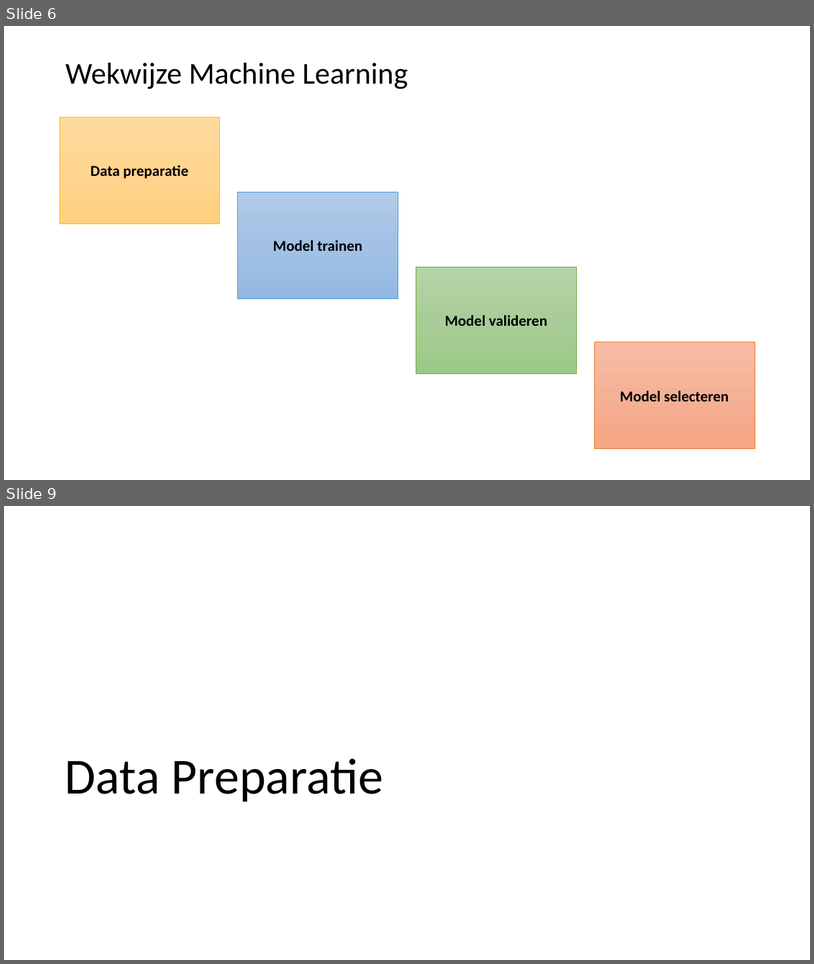
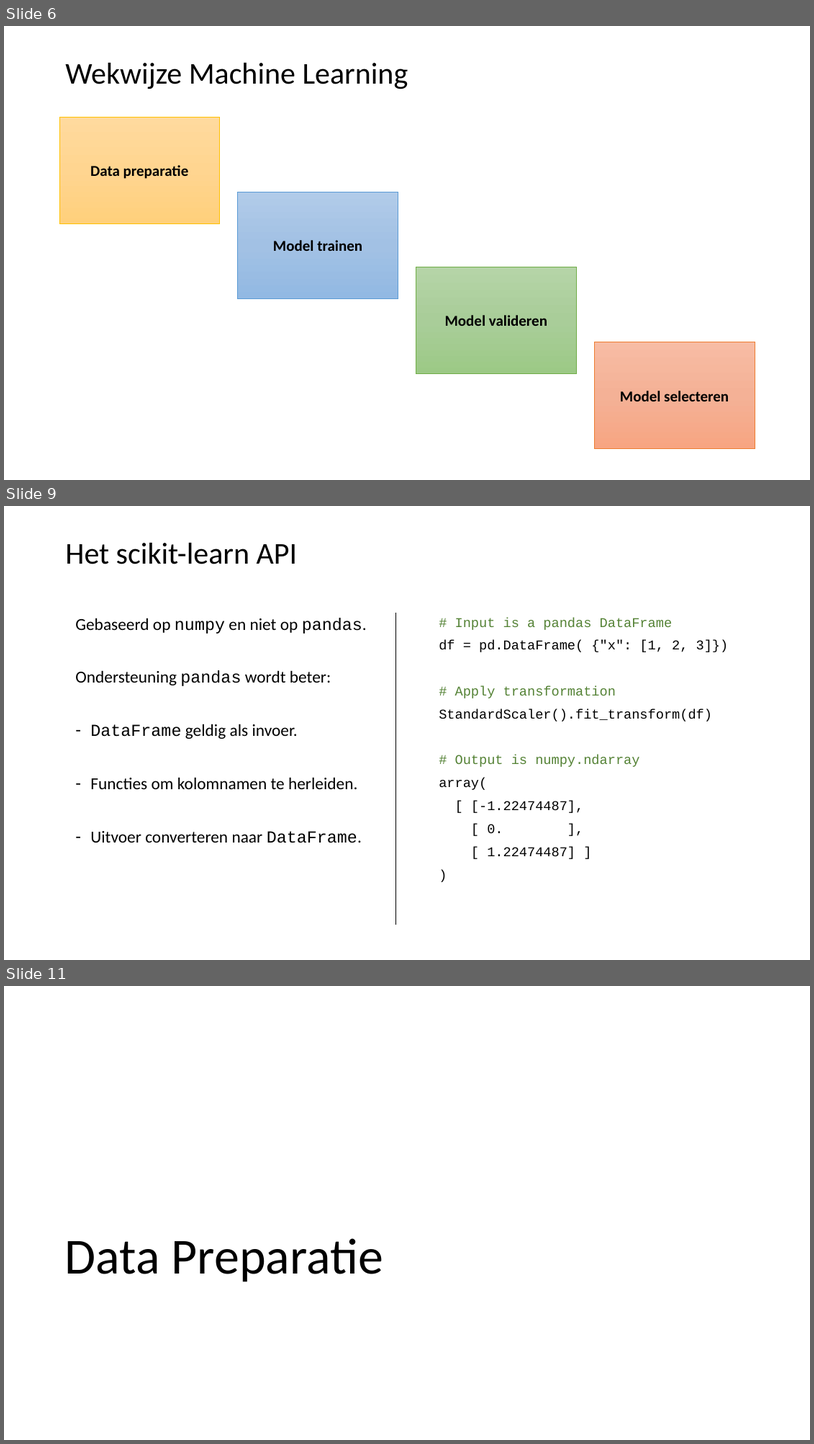
Before and after one commit to LFKoning/knowledge-sharing, a slide deck: python_trainees/4_scikit_learn/python_traineeship_4.pptx. Shown one above the other, each under a label of ours: slides 6 and 9 before the commit, slides 6, 9 and 11 after it; the slides between them are not shown. The pictures are 814x964 and 814x1444 pixels, drawn with LibreOffice and Linux fonts; fonts in the diff are those of the drawing. Boxes give left, top, right and bottom in pixels: in the first picture for what was removed or moved away, otherwise in the second. Text is boxed around its words. In the diff, an @@ line names an element or a change of style, - is before the commit and + after.

```diff
--- a/python_trainees/4_scikit_learn/python_traineeship_4.pptx
+++ b/python_trainees/4_scikit_learn/python_traineeship_4.pptx
@@ slide 9 added at [4, 506, 810, 960], background #FFFFFF @@
@@ title added at [65, 543, 297, 564], 36 pt, text #000000 @@
+Het scikit-learn API
@@ line added from (396, 613) to (396, 924), #000000 1 pt @@
@@ text added at [75, 618, 367, 843], 20 pt, text #000000 @@
+Gebaseerd op numpy en niet op pandas.
+Ondersteuning pandas wordt beter:
+– DataFrame geldig als invoer.
+– Functies om kolomnamen te herleiden.
+– Uitvoer converteren naar DataFrame.
@@ text added at [439, 618, 729, 859], 16 pt, text #000000 @@
+# Input is a pandas DataFrame
+df = pd.DataFrame( {"x": [1, 2, 3]})
+# Apply transformation
+StandardScaler().fit_transform(df)
+# Output is numpy.ndarray
+array(
+[ [-1.22474487],
+[ 0. ],
+[ 1.22474487] ]
+)
@@ what was slide 9 is now slide 11 @@
```
Also in this commit, not shown: 3 slides changed, 6 other slides added, 7 other files.
